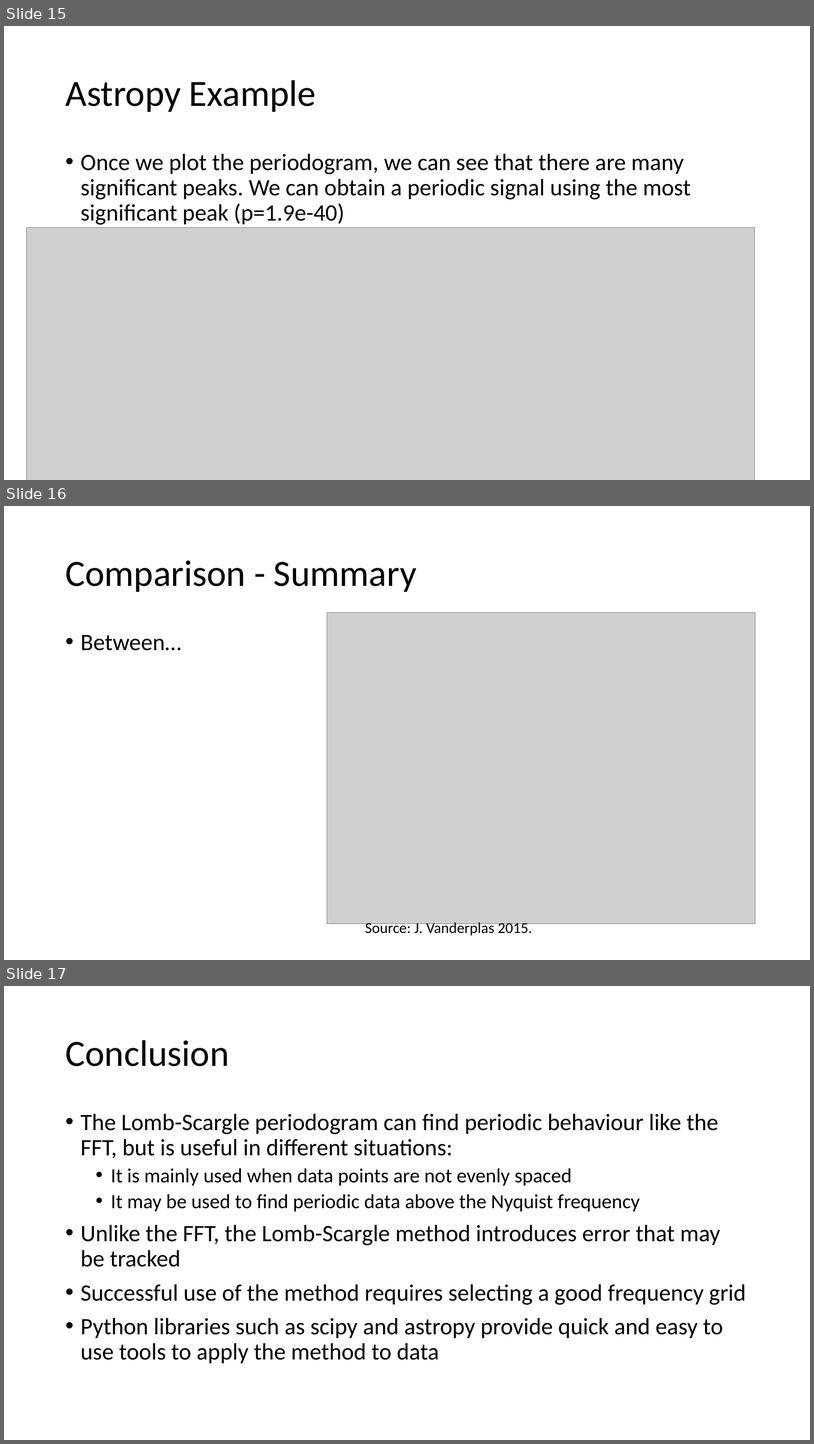
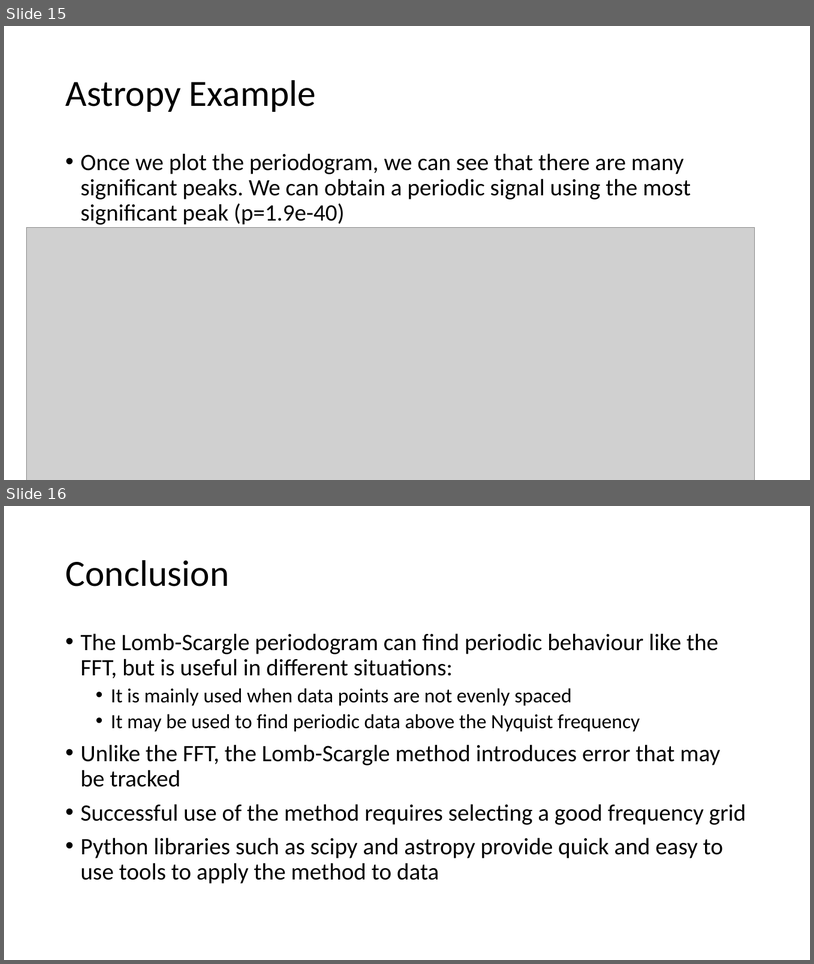
Before and after one commit to Tsintsuntsini/PHYS_581, a slide deck: Presentation2/The Lomb-Scargle Algorithm-v2.pptx. Shown one above the other, each under a label of ours: slides 15, 16 and 17 before the commit, slides 15 and 16 after it. The pictures are 814x1444 and 814x964 pixels, drawn with LibreOffice and Linux fonts; fonts in the diff are those of the drawing; grey boxes stand for pictures. Boxes give left, top, right and bottom in pixels: in the first picture for what was removed or moved away, otherwise in the second. Text is boxed around its words. In the diff, an @@ line names an element or a change of style, - is before the commit and + after.

```diff
--- a/Presentation2/The Lomb-Scargle Algorithm-v2.pptx
+++ b/Presentation2/The Lomb-Scargle Algorithm-v2.pptx
@@ slide 16 removed at <box>4,506,810,960</box>, background #FFFFFF @@
@@ title removed at <box>65,560,417,592</box> @@
-Comparison - Summary
@@ picture removed at <box>327,612,755,924</box> @@
@@ text removed at <box>81,635,182,651</box> @@
-• Between…
@@ text removed at <box>365,920,532,935</box> @@
-Source: J. Vanderplas 2015.
@@ what was slide 17 is now slide 16 @@
```
Also in this commit, not shown: 2 slides changed, 1 other file.
